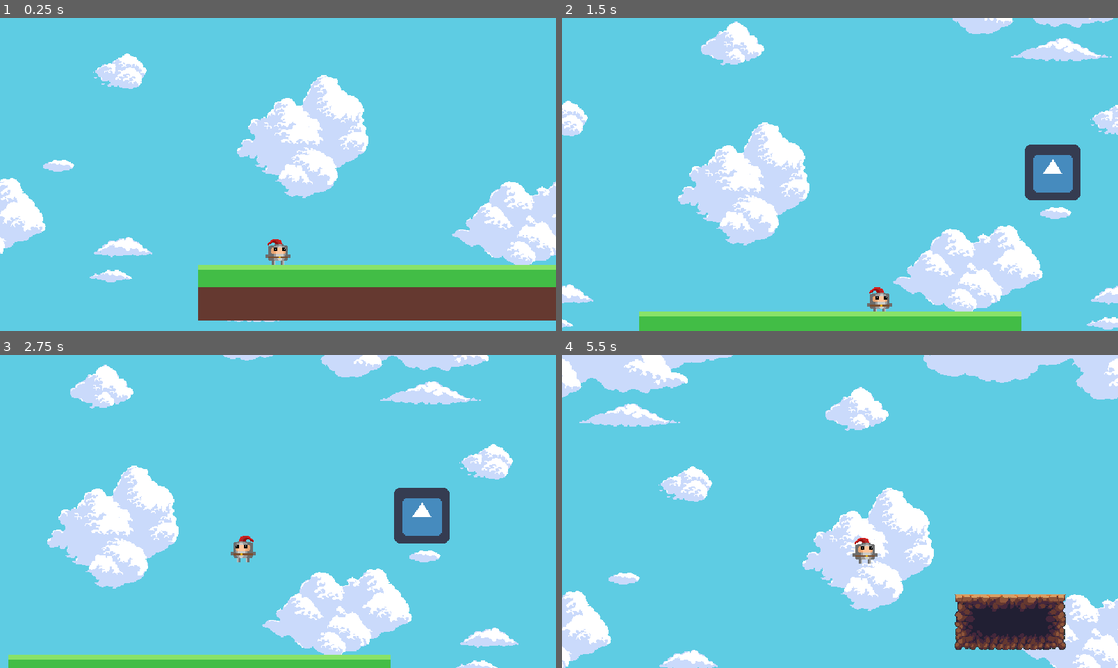
Above: before the commit, frames 1-4 (two rows, left to right).
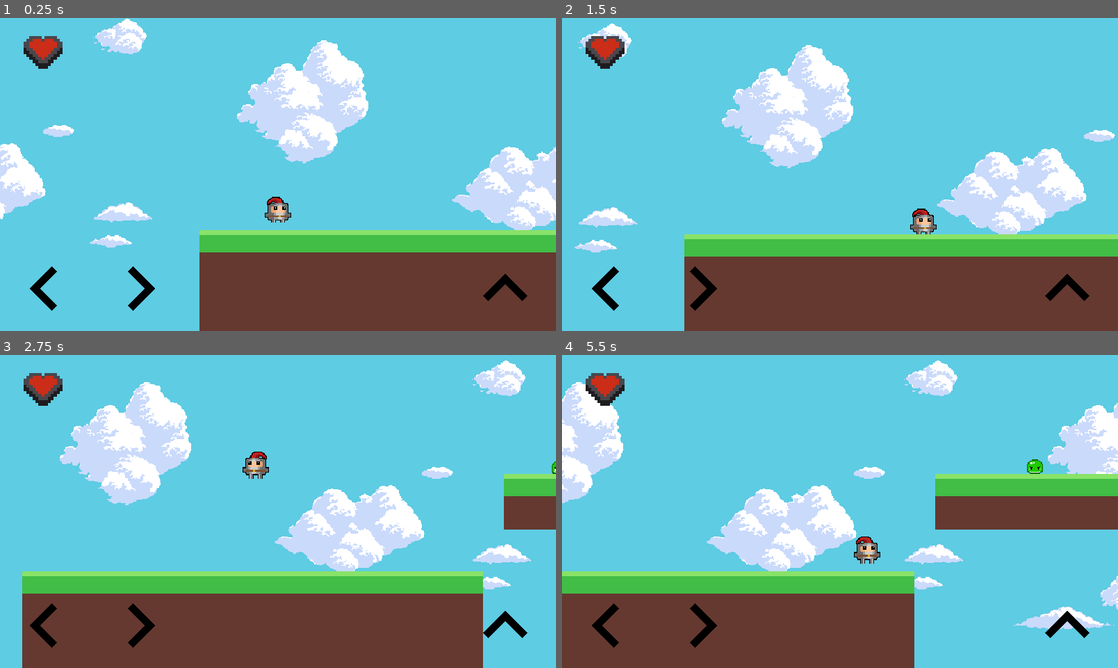
Above: after the commit, the same moments.

Repository: Lucas362/MiniPlatform
Game: Godot game, scene res://scene/World.tscn
The game is run twice, just before and just after one commit, with the same random seed, the same clock (stepped at 60 frames per second) and the same inputs. The engine's default icon, where the game draws it, is replaced by a stand-in: a white triangle on a blue panel in a dark square.
Inputs:
- Up to frame 1 (0.25 s): no input
- Up to frame 2 (1.5 s): hold Up (ui_up) 0.53-1.28 s; hold Right (ui_right) from 0.53 s (still down); tap Up (ui_up) at 1.35 s
- Up to frame 3 (2.75 s): tap Up (ui_up) at 1.52, 1.82 s; release Right (ui_right) at 2.03 s; hold Left (ui_left) from 2.03 s (still down); hold Up (ui_up) from 2.03 s (still down)
- Up to frame 4 (5.5 s): release Left (ui_left) at 2.78 s; release Up (ui_up) at 2.78 s; hold Right (ui_right) 2.78-4.28 s; tap Up (ui_up) at 2.85, 3.02, 3.32, 4.35, 4.52, 4.82 s; hold Up (ui_up) 3.53-4.28 s; hold Left (ui_left) 4.28-5.03 s; hold Right (ui_right) from 5.03 s (still down); hold Up (ui_up) from 5.03 s (still down)

The runs differ from the first frame. In frame 1, 29% of the frame differs, in the area x 0-100%, y 0-100%; in frame 2, 44%; in frame 3, 49%; in frame 4, 52%.

Commit message:
Added enemy and update world1

Diff:
--- a/project.godot
+++ b/project.godot
@@ -20,10 +20,10 @@
 window/size/height=360
 window/size/test_width=1280
 window/size/test_height=720
+window/handheld/emulate_touchscreen=true
 window/stretch/mode="2d"
 window/stretch/aspect="expand"
 
 [rendering]
 
 quality/2d/use_pixel_snap=true
-environment/default_environment="res://default_env.tres"
--- /dev/null
+++ b/scene/FloatGround.tscn
@@ -0,0 +1,31 @@
+[gd_scene load_steps=3 format=2]
+
+[ext_resource path="res://Sprites/Tiles/ground (1).png" type="Texture" id=1]
+
+[sub_resource type="RectangleShape2D" id=1]
+
+custom_solver_bias = 0.0
+extents = Vector2( 128, 32 )
+
+[node name="FloatGround" type="StaticBody2D"]
+
+editor/display_folded = true
+position = Vector2( 688, 176 )
+input_pickable = false
+collision_layer = 1
+collision_mask = 1
+constant_linear_velocity = Vector2( 0, 0 )
+constant_angular_velocity = 0.0
+friction = 1.0
+bounce = 0.0
+__meta__ = {
+"_edit_group_": true
+}
+
+[node name="Sprite" type="Sprite" parent="." index="0"]
+
+texture = ExtResource( 1 )
+
+[node name="CollisionShape2D" type="CollisionShape2D" parent="." index="1"]
+
+shape = SubResource( 1 )
--- /dev/null
+++ b/scene/HUD.tscn
@@ -0,0 +1,70 @@
+[gd_scene load_steps=5 format=2]
+
+[ext_resource path="res://Sprites/left.png" type="Texture" id=1]
+[ext_resource path="res://Sprites/right.png" type="Texture" id=2]
+[ext_resource path="res://Sprites/keyboard.png" type="Texture" id=3]
+[ext_resource path="res://Sprites/heart.png" type="Texture" id=4]
+
+[node name="HUD" type="CanvasLayer" index="0"]
+
+layer = 1
+offset = Vector2( 0, 0 )
+rotation = 0.0
+scale = Vector2( 1, 1 )
+transform = Transform2D( 1, 0, 0, 1, 0, 0 )
+
+[node name="Gamepad" type="Node2D" parent="." index="0"]
+
+[node name="Left" type="TouchScreenButton" parent="Gamepad" index="0"]
+
+position = Vector2( 0, 260 )
+scale = Vector2( 0.2, 0.2 )
+normal = ExtResource( 1 )
+pressed = null
+bitmask = null
+shape = null
+shape_centered = true
+shape_visible = true
+passby_press = true
+action = "ui_left"
+visibility_mode = 0
+_sections_unfolded = [ "Transform" ]
+
+[node name="Right" type="TouchScreenButton" parent="Gamepad" index="1"]
+
+modulate = Color( 0.996094, 0.984421, 0.984421, 1 )
+show_behind_parent = true
+position = Vector2( 110, 260 )
+scale = Vector2( 0.2, 0.2 )
+normal = ExtResource( 2 )
+pressed = null
+bitmask = null
+shape = null
+shape_centered = true
+shape_visible = true
+passby_press = true
+action = "ui_right"
+visibility_mode = 0
+_sections_unfolded = [ "Material", "Visibility" ]
+
+[node name="Jump" type="TouchScreenButton" parent="Gamepad" index="2"]
+
+position = Vector2( 530, 260 )
+scale = Vector2( 0.2, 0.2 )
+normal = ExtResource( 3 )
+pressed = null
+bitmask = null
+shape = null
+shape_centered = true
+shape_visible = true
+passby_press = true
+action = "ui_up"
+visibility_mode = 0
+_sections_unfolded = [ "Transform" ]
+
+[node name="heart" type="Sprite" parent="." index="1"]
+
+position = Vector2( 50, 40 )
+scale = Vector2( 0.7, 0.7 )
+texture = ExtResource( 4 )
+_sections_unfolded = [ "Transform" ]
--- a/scene/Player.tscn
+++ b/scene/Player.tscn
@@ -1,39 +1,39 @@
 [gd_scene load_steps=15 format=2]
 
 [ext_resource path="res://scripts/KinematicBody2D.gd" type="Script" id=1]
-[ext_resource path="res://Sprites/idle/Idle0.png" type="Texture" id=2]
-[ext_resource path="res://Sprites/idle/Idle1.png" type="Texture" id=3]
-[ext_resource path="res://Sprites/idle/Idle2.png" type="Texture" id=4]
-[ext_resource path="res://Sprites/idle/Idle3.png" type="Texture" id=5]
-[ext_resource path="res://Sprites/walking/walking0.png" type="Texture" id=6]
-[ext_resource path="res://Sprites/walking/walking1.png" type="Texture" id=7]
-[ext_resource path="res://Sprites/walking/walking2.png" type="Texture" id=8]
-[ext_resource path="res://Sprites/walking/walking3.png" type="Texture" id=9]
-[ext_resource path="res://Sprites/walking/walking4.png" type="Texture" id=10]
-[ext_resource path="res://Sprites/walking/walking5.png" type="Texture" id=11]
+[ext_resource path="res://Sprites/walking/walking0.png" type="Texture" id=2]
+[ext_resource path="res://Sprites/walking/walking1.png" type="Texture" id=3]
+[ext_resource path="res://Sprites/walking/walking2.png" type="Texture" id=4]
+[ext_resource path="res://Sprites/walking/walking3.png" type="Texture" id=5]
+[ext_resource path="res://Sprites/walking/walking4.png" type="Texture" id=6]
+[ext_resource path="res://Sprites/walking/walking5.png" type="Texture" id=7]
+[ext_resource path="res://Sprites/idle/Idle0.png" type="Texture" id=8]
+[ext_resource path="res://Sprites/idle/Idle1.png" type="Texture" id=9]
+[ext_resource path="res://Sprites/idle/Idle2.png" type="Texture" id=10]
+[ext_resource path="res://Sprites/idle/Idle3.png" type="Texture" id=11]
 [ext_resource path="res://Sprites/Sky.png" type="Texture" id=12]
 
 [sub_resource type="SpriteFrames" id=1]
 
 animations = [ {
-"frames": [ ExtResource( 2 ), ExtResource( 3 ), ExtResource( 4 ), ExtResource( 5 ) ],
+"frames": [ ExtResource( 2 ), ExtResource( 3 ), ExtResource( 4 ), ExtResource( 5 ), ExtResource( 6 ), ExtResource( 7 ) ],
+"loop": true,
+"name": "Run",
+"speed": 15.0
+}, {
+"frames": [ ExtResource( 8 ), ExtResource( 9 ), ExtResource( 10 ), ExtResource( 11 ) ],
 "loop": true,
 "name": "Idle",
 "speed": 5.0
 }, {
-"frames": [ ExtResource( 6 ), ExtResource( 7 ), ExtResource( 8 ), ExtResource( 9 ), ExtResource( 10 ), ExtResource( 11 ) ],
+"frames": [ ExtResource( 8 ) ],
 "loop": true,
-"name": "Run",
-"speed": 15.0
+"name": "Jump",
+"speed": 5.0
 }, {
-"frames": [ ExtResource( 4 ) ],
+"frames": [ ExtResource( 10 ) ],
 "loop": true,
 "name": "Fall",
-"speed": 5.0
-}, {
-"frames": [ ExtResource( 2 ) ],
-"loop": true,
-"name": "Jump",
 "speed": 5.0
 } ]
 _sections_unfolded = [ "Resource" ]
@@ -41,7 +41,7 @@
 [sub_resource type="RectangleShape2D" id=2]
 
 custom_solver_bias = 0.0
-extents = Vector2( 10, 11.1225 )
+extents = Vector2( 12.3485, 11.1225 )
 
 [node name="Player" type="KinematicBody2D" index="0"]
 
@@ -59,7 +59,6 @@
 
 frames = SubResource( 1 )
 animation = "Idle"
-frame = 2
 playing = true
 
 [node name="CollisionShape2D" type="CollisionShape2D" parent="." index="1"]
@@ -70,7 +69,6 @@
 
 [node name="Camera2D" type="Camera2D" parent="." index="2"]
 
-offset = Vector2( 0, -80 )
 anchor_mode = 1
 rotating = false
 current = true
@@ -80,20 +78,20 @@
 limit_right = 10000000
 limit_bottom = 10000000
 limit_smoothed = false
-drag_margin_h_enabled = false
-drag_margin_v_enabled = false
-smoothing_enabled = true
+drag_margin_h_enabled = true
+drag_margin_v_enabled = true
+smoothing_enabled = false
 smoothing_speed = 4.0
 offset_v = 0.0
 offset_h = 0.0
-drag_margin_left = 0.2
-drag_margin_top = 0.2
-drag_margin_right = 0.2
-drag_margin_bottom = 0.2
+drag_margin_left = 0.3
+drag_margin_top = 0.4
+drag_margin_right = 0.3
+drag_margin_bottom = 0.3
 editor_draw_screen = true
 editor_draw_limits = false
 editor_draw_drag_margin = false
-_sections_unfolded = [ "Limit" ]
+_sections_unfolded = [ "Drag Margin", "Limit", "Offset", "Smoothing" ]
 
 [node name="ParallaxBackground" type="ParallaxBackground" parent="." index="3"]
 
--- a/scene/World.tscn
+++ b/scene/World.tscn
@@ -1,45 +1,38 @@
-[gd_scene load_steps=5 format=2]
+[gd_scene load_steps=7 format=2]
 
 [ext_resource path="res://scene/Player.tscn" type="PackedScene" id=1]
 [ext_resource path="res://scene/WorlComplete.tscn" type="PackedScene" id=2]
-[ext_resource path="res://Sprites/Tiles/ground (1).png" type="Texture" id=3]
+[ext_resource path="res://scene/ground.tscn" type="PackedScene" id=3]
+[ext_resource path="res://scene/HUD.tscn" type="PackedScene" id=4]
+[ext_resource path="res://scene/FloatGround.tscn" type="PackedScene" id=5]
+[ext_resource path="res://scene/slime.tscn" type="PackedScene" id=6]
 
-[sub_resource type="RectangleShape2D" id=1]
-
-custom_solver_bias = 0.0
-extents = Vector2( 128, 32 )
-
-[node name="World" type="Node" index="0"]
+[node name="World" type="Node"]
 
 [node name="Player" parent="." index="0" instance=ExtResource( 1 )]
 
-position = Vector2( 96, 224 )
+position = Vector2( 96, 192 )
 
 [node name="WorlComplete" parent="." index="1" instance=ExtResource( 2 )]
 
-position = Vector2( 480, 96 )
+position = Vector2( 1232, 208 )
 nextWorld = "res://scene/World2.tscn"
 
-[node name="StaticBody2D" type="StaticBody2D" parent="." index="2"]
+[node name="StaticBody2D" parent="." index="2" instance=ExtResource( 3 )]
 
-position = Vector2( 224, 288 )
-scale = Vector2( 1.71875, 1 )
-input_pickable = false
-collision_layer = 1
-collision_mask = 1
-constant_linear_velocity = Vector2( 0, 0 )
-constant_angular_velocity = 0.0
-friction = 1.0
-bounce = 0.0
-__meta__ = {
-"_edit_group_": true
-}
+position = Vector2( 272, 288 )
+scale = Vector2( 2.08156, 1 )
 
-[node name="Sprite" type="Sprite" parent="StaticBody2D" index="0"]
+[node name="StaticBody2D2" parent="." index="3" instance=ExtResource( 3 )]
 
-texture = ExtResource( 3 )
+position = Vector2( 1104, 288 )
+scale = Vector2( 2.08156, 1 )
 
-[node name="CollisionShape2D" type="CollisionShape2D" parent="StaticBody2D" index="1"]
+[node name="HUD" parent="." index="4" instance=ExtResource( 4 )]
 
-shape = SubResource( 1 )
-_sections_unfolded = [ "Transform" ]
+[node name="FloatGround" parent="." index="5" instance=ExtResource( 5 )]
+
+[node name="Slime" parent="." index="6" instance=ExtResource( 6 )]
+
+position = Vector2( 576, 135.887 )
+end = 220
--- a/scene/World2.tscn
+++ b/scene/World2.tscn
@@ -1,8 +1,9 @@
-[gd_scene load_steps=4 format=2]
+[gd_scene load_steps=5 format=2]
 
 [ext_resource path="res://tileset/JungleDirtTileSet.tres" type="TileSet" id=1]
 [ext_resource path="res://scene/Player.tscn" type="PackedScene" id=2]
 [ext_resource path="res://scene/WorlComplete.tscn" type="PackedScene" id=3]
+[ext_resource path="res://scene/HUD.tscn" type="PackedScene" id=4]
 
 [node name="World2" type="Node" index="0"]
 
@@ -37,3 +38,5 @@
 
 position = Vector2( 576, 256 )
 nextWorld = "res://scene/World.tscn"
+
+[node name="HUD" parent="." index="3" instance=ExtResource( 4 )]
--- /dev/null
+++ b/scene/ground.tscn
@@ -0,0 +1,43 @@
+[gd_scene load_steps=4 format=2]
+
+[ext_resource path="res://Sprites/Tiles/ground (1).png" type="Texture" id=1]
+[ext_resource path="res://Sprites/Tiles/ground tile.png" type="Texture" id=2]
+
+[sub_resource type="RectangleShape2D" id=1]
+
+custom_solver_bias = 0.0
+extents = Vector2( 128, 32 )
+
+[node name="Ground" type="StaticBody2D" index="0"]
+
+position = Vector2( 672, 288 )
+scale = Vector2( 5.30469, 1 )
+input_pickable = false
+collision_layer = 1
+collision_mask = 1
+constant_linear_velocity = Vector2( 0, 0 )
+constant_angular_velocity = 0.0
+friction = 1.0
+bounce = 0.0
+__meta__ = {
+"_edit_group_": true
+}
+
+[node name="Sprite" type="Sprite" parent="." index="0"]
+
+position = Vector2( -0.605911, 0 )
+scale = Vector2( 0.995266, 1 )
+texture = ExtResource( 1 )
+
+[node name="CollisionShape2D" type="CollisionShape2D" parent="." index="1"]
+
+position = Vector2( -0.581161, 0 )
+scale = Vector2( 0.995564, 1 )
+shape = SubResource( 1 )
+_sections_unfolded = [ "Transform" ]
+
+[node name="ground tile" type="Sprite" parent="." index="2"]
+
+position = Vector2( -0.678448, 62 )
+scale = Vector2( 15.9198, 4.25 )
+texture = ExtResource( 2 )
--- /dev/null
+++ b/scene/slime.gd
@@ -0,0 +1,19 @@
+extends KinematicBody2D
+
+const GRAVITY = 10
+export (bool) var flip = true
+var start
+export (int) var end = 0
+var velocity = 0.3
+
+func _ready():
+	start = position.x
+	end += start
+
+func _process(delta):
+	position.y += GRAVITY
+	position.x += velocity
+	position.y -= 10
+
+	if position.x >= end or position.x <= start:
+		velocity *= (-1)
--- /dev/null
+++ b/scene/slime.tscn
@@ -0,0 +1,51 @@
+[gd_scene load_steps=9 format=2]
+
+[ext_resource path="res://scene/slime.gd" type="Script" id=1]
+[ext_resource path="res://Sprites/Slime/slime4.png" type="Texture" id=2]
+[ext_resource path="res://Sprites/Slime/slime0.png" type="Texture" id=3]
+[ext_resource path="res://Sprites/Slime/slime1.png" type="Texture" id=4]
+[ext_resource path="res://Sprites/Slime/slime2.png" type="Texture" id=5]
+[ext_resource path="res://Sprites/Slime/slime3.png" type="Texture" id=6]
+
+[sub_resource type="SpriteFrames" id=1]
+
+animations = [ {
+"frames": [ ExtResource( 2 ) ],
+"loop": true,
+"name": "Die",
+"speed": 5.0
+}, {
+"frames": [ ExtResource( 3 ), ExtResource( 4 ), ExtResource( 5 ), ExtResource( 6 ) ],
+"loop": true,
+"name": "Walk",
+"speed": 10.0
+} ]
+
+[sub_resource type="RectangleShape2D" id=2]
+
+custom_solver_bias = 0.0
+extents = Vector2( 8.49514, 7.68933 )
+
+[node name="Slime" type="KinematicBody2D" index="0"]
+
+input_pickable = false
+collision_layer = 1
+collision_mask = 1
+collision/safe_margin = 0.08
+script = ExtResource( 1 )
+flip = true
+end = 0
+
+[node name="AnimatedSprite" type="AnimatedSprite" parent="." index="0"]
+
+scale = Vector2( 1.1, 1.1 )
+frames = SubResource( 1 )
+animation = "Walk"
+frame = 1
+playing = true
+_sections_unfolded = [ "Transform" ]
+
+[node name="CollisionShape2D" type="CollisionShape2D" parent="." index="1"]
+
+position = Vector2( 0.405827, -0.270552 )
+shape = SubResource( 2 )
Binary file added: Sprites/DinoSprites - vita.png
Not shown, added: Sprites/DinoSprites - vita.png.import
Binary file added: Sprites/Slime/slime0.png
Not shown, added: Sprites/Slime/slime0.png.import
Binary file added: Sprites/Slime/slime1.png
Not shown, added: Sprites/Slime/slime1.png.import
Binary file added: Sprites/Slime/slime2.png
Not shown, added: Sprites/Slime/slime2.png.import
Binary file added: Sprites/Slime/slime3.png
Not shown, added: Sprites/Slime/slime3.png.import
Binary file added: Sprites/Slime/slime4.png
Not shown, added: Sprites/Slime/slime4.png.import
(and 31 more such lines)
